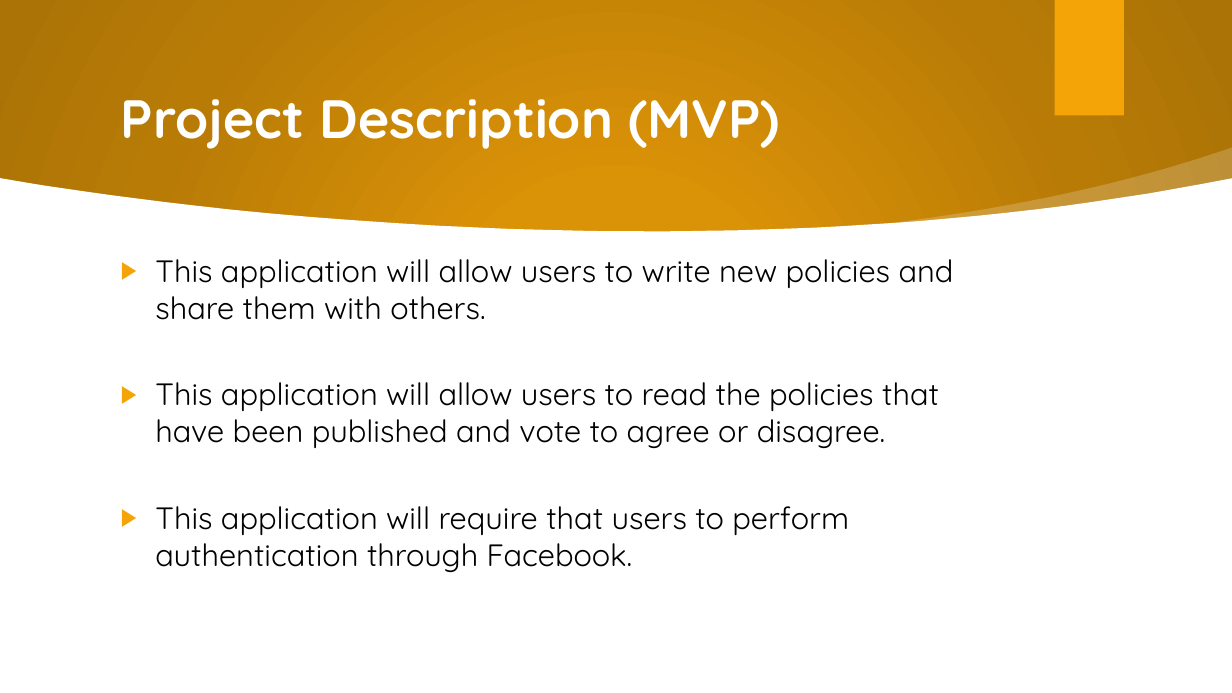
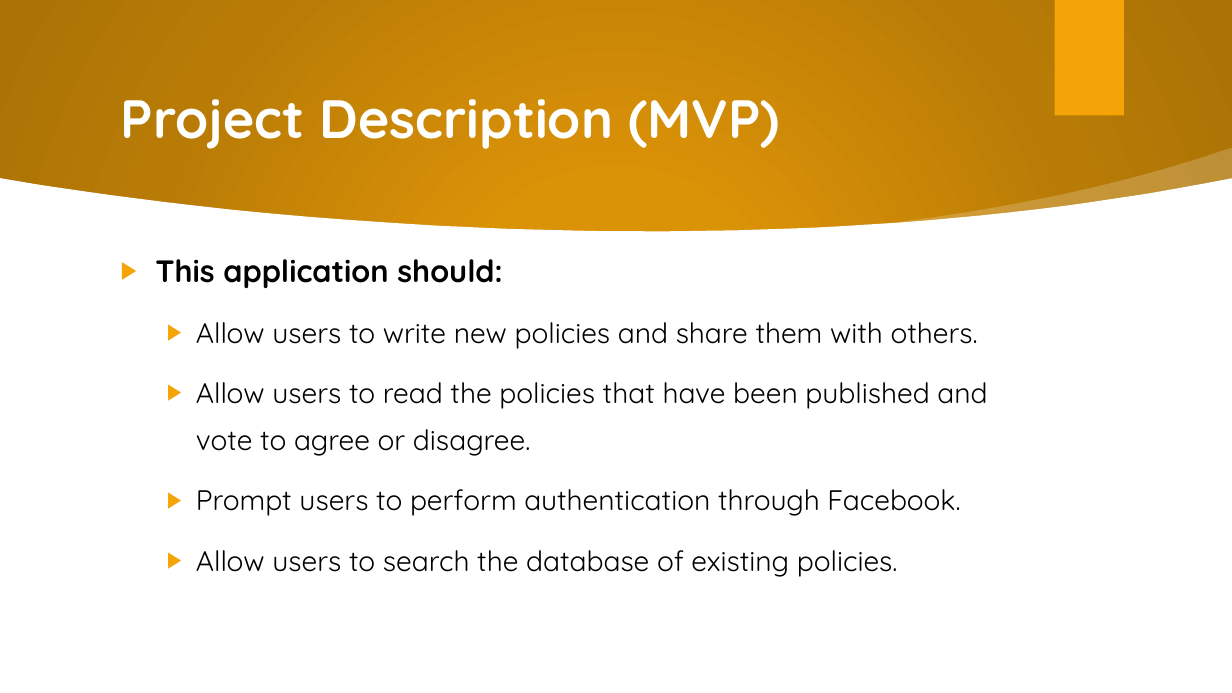
Before and after one commit to BarbaraHernandez/localvote, a slide deck: slide 4 of local-vote-ppt.pptx. Drawn at 1232x693 pixels with LibreOffice and Linux fonts; fonts in the diff are those of the drawing; background and template pictures are left out. Boxes give left, top, right and bottom in pixels: in the first picture for what was removed or moved away, otherwise in the second. Text is boxed around its words. In the diff, an @@ line names an element or a change of style, - is before the commit and + after.

```diff
--- a/local-vote-ppt.pptx
+++ b/local-vote-ppt.pptx
@@ text at box(155, 259, 987, 577): text changed; size 24 to 22 pt @@
-▶ This application will allow users to write new policies and share them with others.
-▶ This application will allow users to read the policies that have been published and vote to agree or disagree.
-▶ This application will require that users to perform authentication through Facebook.
+▶ This application should:
+  ▶ Allow users to write new policies and share them with others.
+  ▶ Allow users to read the policies that have been published and vote to agree or disagree.
+  ▶ Prompt users to perform authentication through Facebook.
+  ▶ Allow users to search the database of existing policies.
```
Also in this commit, not shown: 3 other slides changed, 2 other files.
